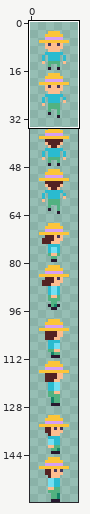
Pixel-art file -- assets/base-character.aseprite. Above: a wide view before the commit, with the close-up outlined.
Close-up. Before the edit:
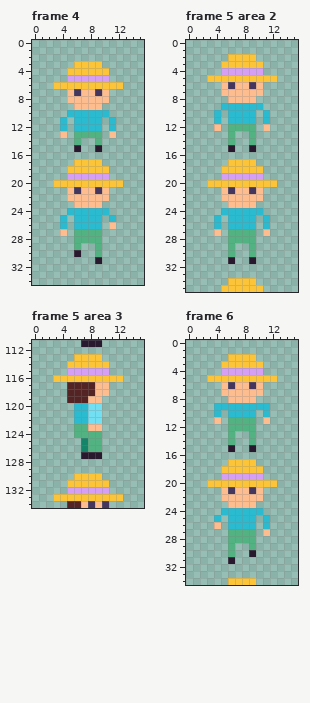
16x160 pixels, 8 frames. Shown: frame 4: x 0..15, y 0..34; frame 5 area 2: x 0..15, y 0..35; frame 5 area 3: x 0..15, y 111..134; frame 6: x 0..15, y 0..34. The commit also changed other frames or places, which this record leaves out.
Once edited:
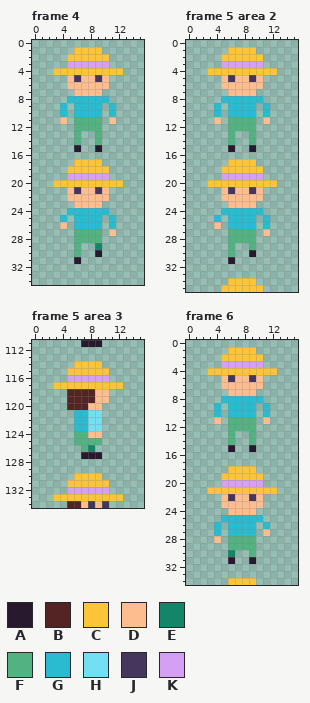
Palette (. is transparent): A #28192f  B #542323  C #fcc539  D #fdbd8f  E #148568  F #52b281  G #2abbd0  H #73dff2  J #45365d  K #d59ff4
Commit message: moving to a 6 frame animation sequence, much cleaner
Diff:
Changed rows in their new state; - is an unchanged pixel.
Frame 4:
first column x 3:
 1 ---CCCC---
 2 --CCCCCC--
 3 --KKKKKK--
 4 CC------CC
 5 --DJDDJD--
 6 ..DDDDDD..
 7 --.D--D.--
 8 --GGGGGG--
 9 -G-GGGG-G-
10 -G.----.G-
11 -D-FFFF-D-
12 -.-FFFF-.-
13 -.--..--.-
first column x 4:
26 D------G
27 .------D
29 -----E--
30 --F--A--
31 --A--.--
Frame 5 area 2:
first column x 3:
 1 ---CCCC---
 2 --C----C--
 3 --KKKKKK--
 4 CCCCCCCCCC
 5 ..DJDDJD..
 6 ---D--D---
 7 --.----.--
 8 --GGGGGG--
 9 -G.----.G-
11 -D-FFFF-D-
12 -.------.-
first column x 4:
26 D-----
27 .-----
30 -----A
31 -----.
Frame 5 area 3:
first column x 3:
113 ---....---
114 --.----.--
115 --CCCCCC--
116 ..KKKKKK..
117 CCCCCCCCCC
119 -----B-D--
120 --BBBDD---
123 ---GGHH---
124 -----DD---
125 ---FF-----
126 ----FE.---
Frame 6:
first column x 3:
 1 ---CCCC---
 2 --C----C--
 3 --KKKKKK--
 4 CCCCCCCCCC
 5 ..DJDDJD..
 6 ---D--D---
 7 --.----.--
 8 --GGGGGG--
 9 --.----.--
first column x 3:
17 ---....---
18 --.----.--
19 --CCCCCC--
20 ..KKKKKK..
21 CCCCCCCCCC
22 ---J--J---
23 --D----D--
24 --.DDDD.--
25 -.G----G.-
26 -G--------
27 -G-GGGG---
28 -D--------
29 ----FF----
30 ---E--F---
31 ------A---
